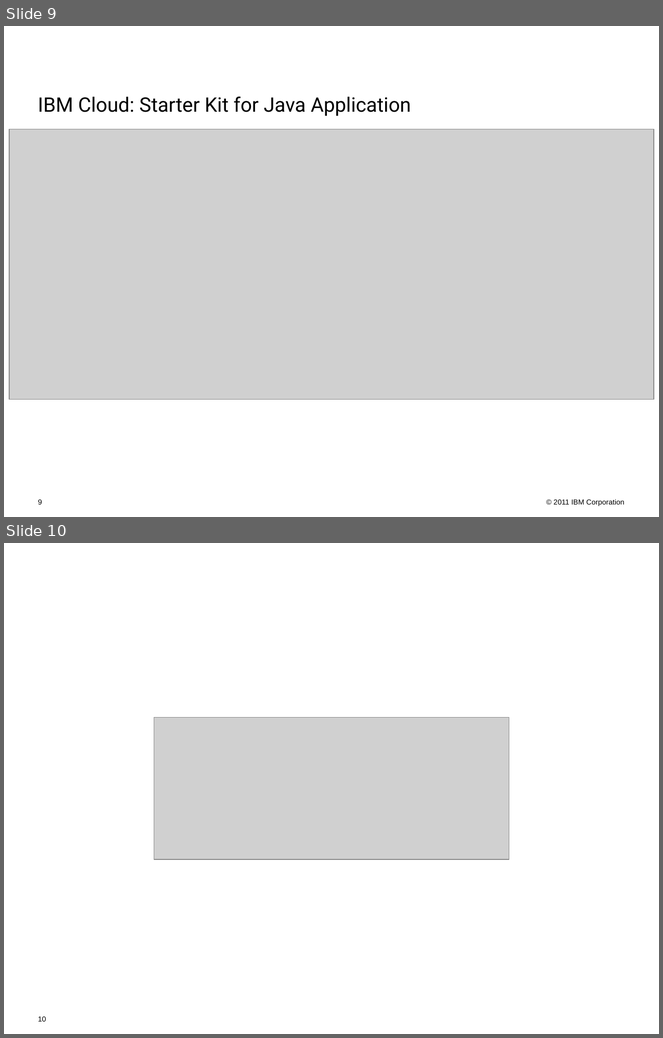
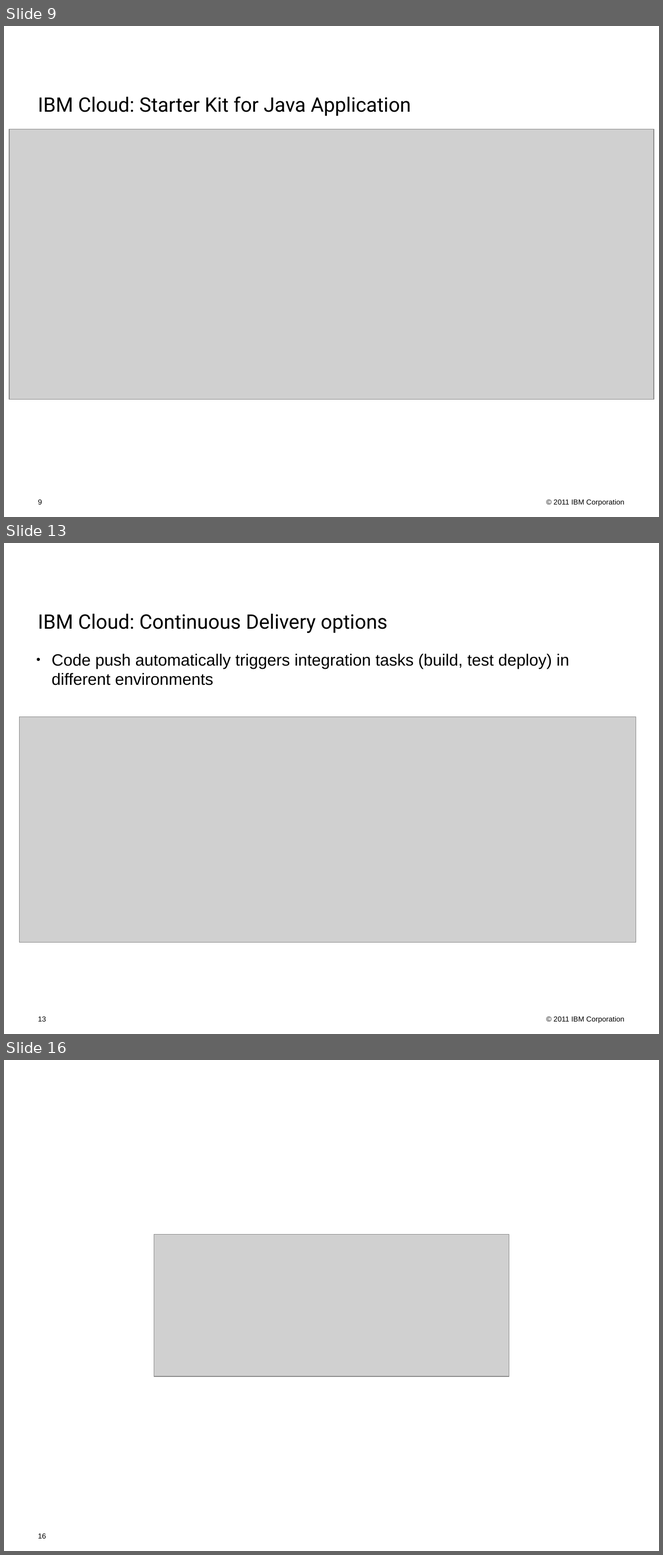
Before and after one commit to ezamorad/WatsonCloudAPIWorkshop, a slide deck: 00-Intro/03-IBMCloud.odp. Shown one above the other, each under a label of ours: slides 9 and 10 before the commit, slides 9, 13 and 16 after it; the slides between them are not shown. The pictures are 663x1038 and 663x1555 pixels, drawn with LibreOffice and Linux fonts; fonts in the diff are those of the drawing; grey boxes stand for pictures; background and template pictures are left out. Boxes give left, top, right and bottom in pixels: in the first picture for what was removed or moved away, otherwise in the second. Text is boxed around its words. In the diff, an @@ line names an element or a change of style, - is before the commit and + after.

```diff
--- a/00-Intro/03-IBMCloud.odp
+++ b/00-Intro/03-IBMCloud.odp
@@ slide 13 added at <box>4,543,659,1034</box>, background picture (left out); not listed: 1 template element that a slide beside it also shows @@
@@ title added at <box>38,614,387,633</box>, 22 pt, text #000000 @@
+IBM Cloud: Continuous Delivery options
@@ text added at <box>52,654,570,685</box>, 18 pt, text #000000 @@
+● Code push automatically triggers integration tasks (build, test deploy) in different environments
@@ picture added at <box>20,717,636,943</box> @@
@@ page number added at <box>38,1017,46,1022</box>, 8 pt, text #000000 @@
+13
@@ what was slide 10 is now slide 16 @@
@@ page number at <box>38,1534,46,1539</box>: text changed @@
-10
+16
```
Also in this commit, not shown: 5 other slides added, 1 slide removed, 1 other file.
